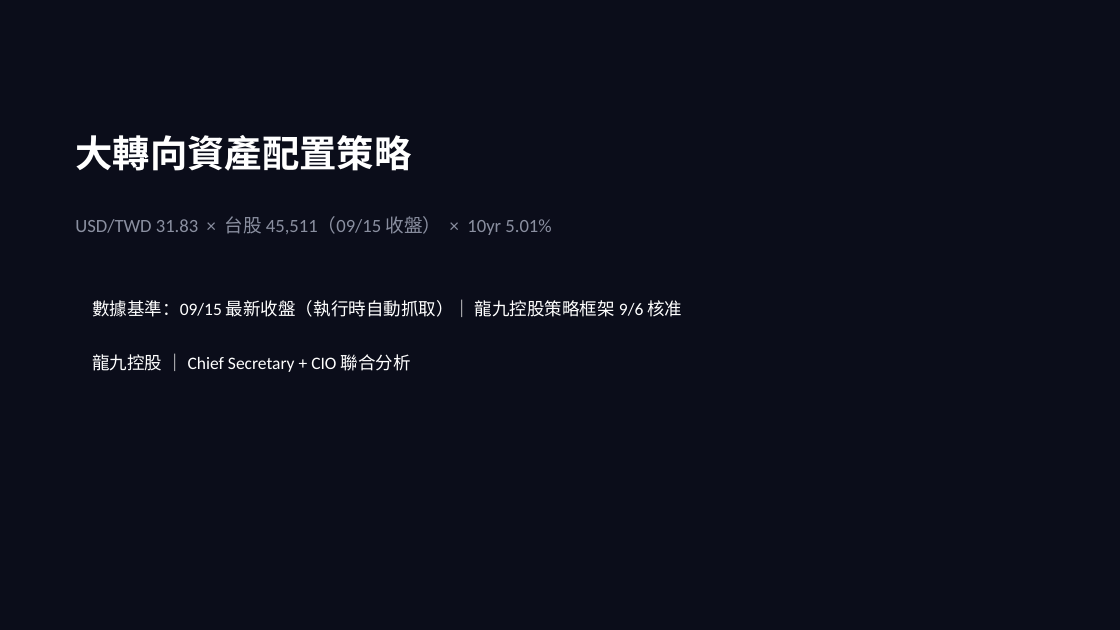
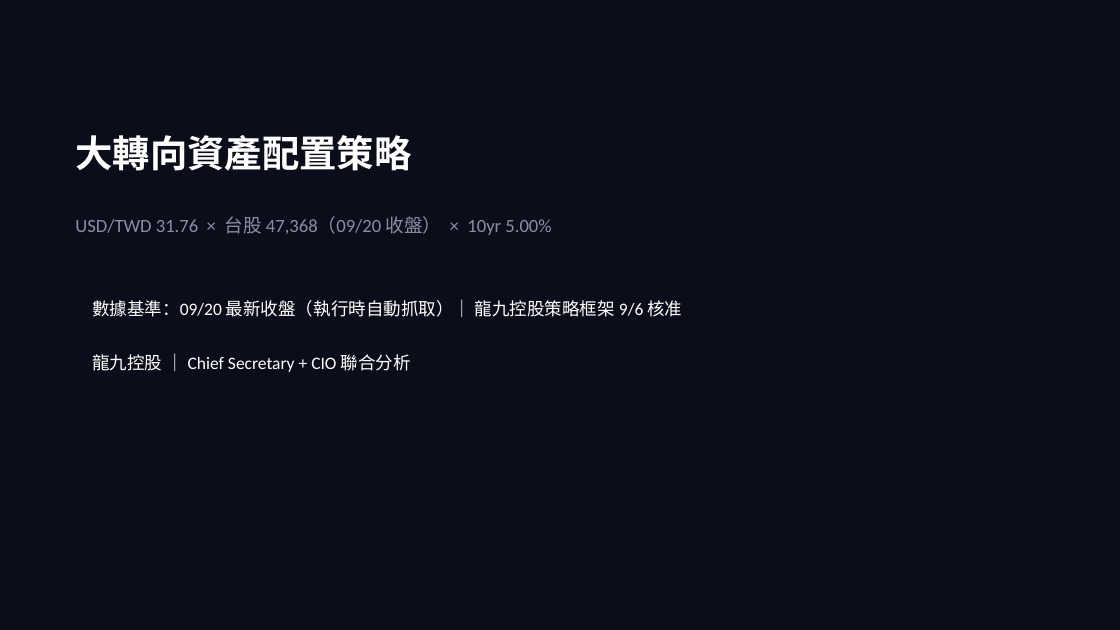
Before and after one commit to b0988321088/longjiu-dashboard-2, a slide deck: slide 1 of grand_pivot_deck.pptx. Drawn at 1120x630 pixels with LibreOffice and Linux fonts; fonts in the diff are those of the drawing. Boxes give left, top, right and bottom in pixels: in the first picture for what was removed or moved away, otherwise in the second. Text is boxed around its words. In the diff, an @@ line names an element or a change of style, - is before the commit and + after.

```diff
--- a/grand_pivot_deck.pptx
+++ b/grand_pivot_deck.pptx
@@ text at [75,216,551,235]: text changed @@
-USD/TWD 31.83 × 台股 45,511（09/15 收盤） × 10yr 5.01%
+USD/TWD 31.76 × 台股 47,368（09/20 收盤） × 10yr 5.00%
@@ text at [92,299,682,317]: text changed @@
-數據基準：09/15 最新收盤（執行時自動抓取）｜ 龍九控股策略框架 9/6 核准
+數據基準：09/20 最新收盤（執行時自動抓取）｜ 龍九控股策略框架 9/6 核准
```
Also in this commit, not shown: 9 other slides changed, 1 other file.
